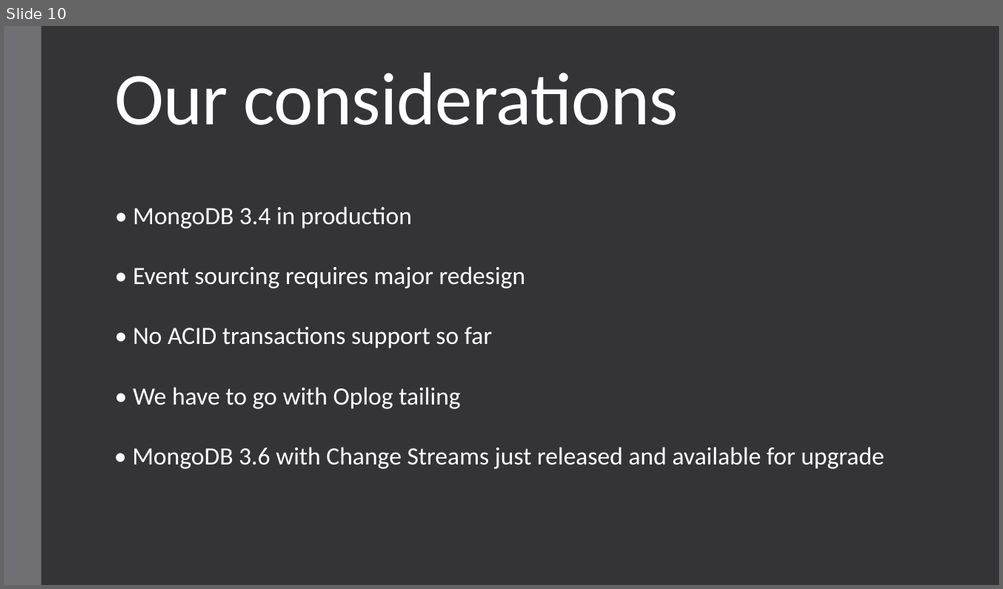
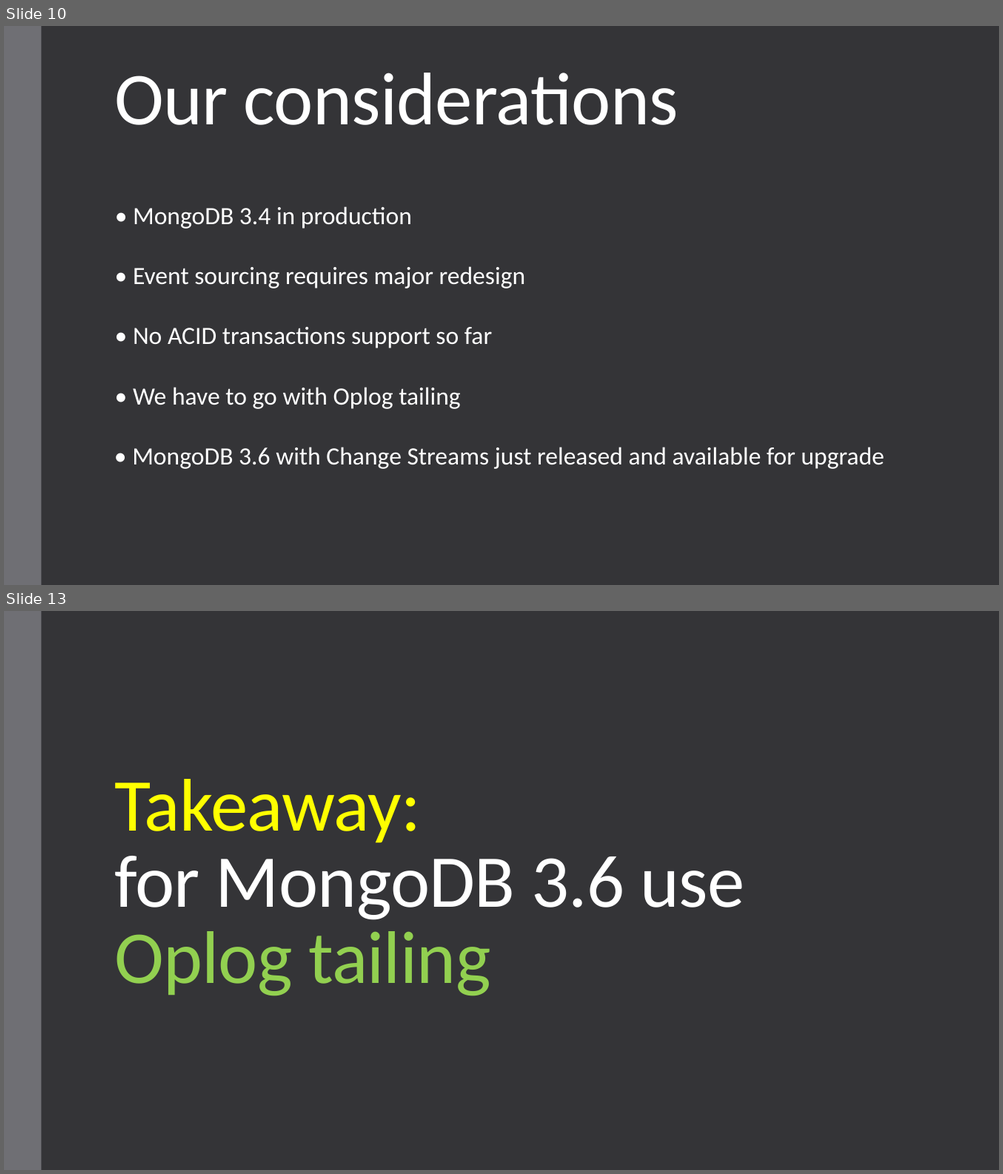
Before and after one commit to andrii-litvinov/event-driven-mongodb, a slide deck: t18-event-mongodb.pptx. Shown one above the other, each under a label of ours: slide 10 before the commit, slides 10 and 13 after it; the slides between them are not shown. The pictures are 1003x589 and 1003x1174 pixels, drawn with LibreOffice and Linux fonts; fonts in the diff are those of the drawing. Boxes give left, top, right and bottom in pixels: in the first picture for what was removed or moved away, otherwise in the second. Text is boxed around its words. In the diff, an @@ line names an element or a change of style, - is before the commit and + after.

Commit message:
Add two takeaways

```diff
--- a/t18-event-mongodb.pptx
+++ b/t18-event-mongodb.pptx
@@ slide 13 added at (4, 611, 999, 1170), background #353537; not listed: 1 template element that a slide beside it also shows @@
@@ title added at (114, 779, 745, 997), 72 pt, text #FFFFFF @@
+Takeaway:
+for MongoDB 3.6 use Oplog tailing
```
Also in this commit, not shown: 2 slides changed, 2 other slides added, 1 other file.
